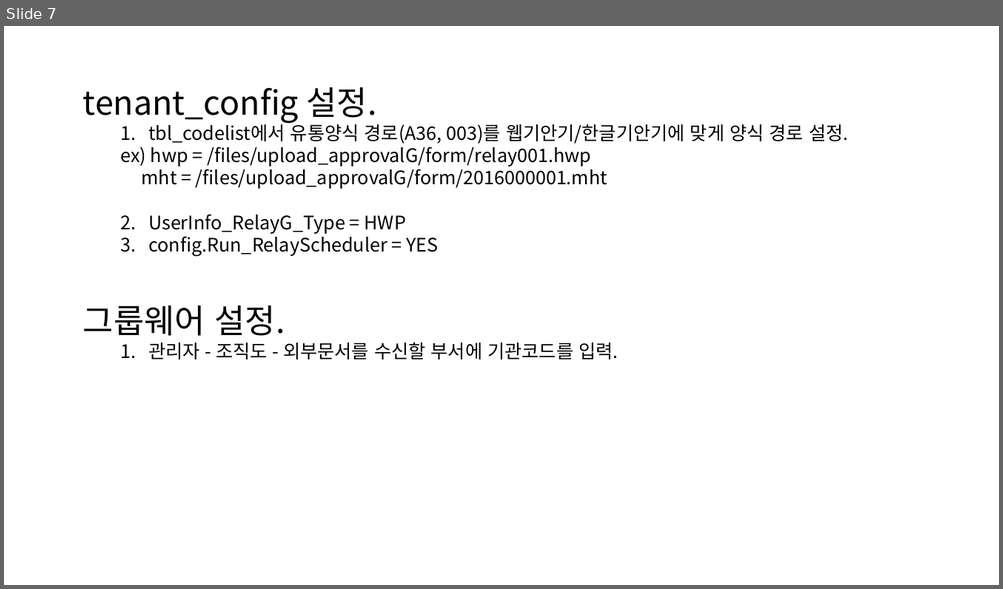
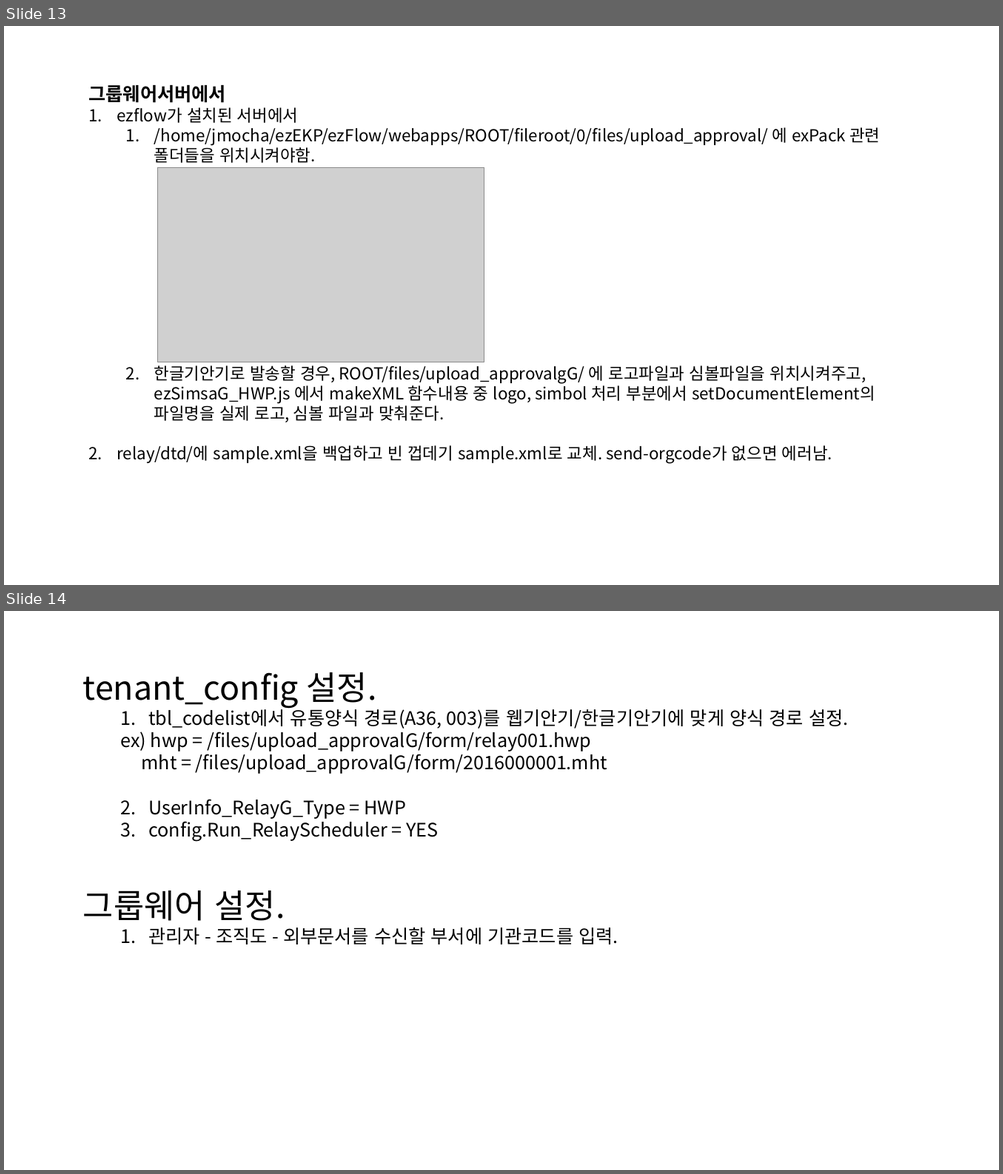
Before and after one commit to Shim8934/refactor_ezFlow4Java, a slide deck: docs/tech/ezApprovalG/문서유통 설치/문서유통 모듈 설치가이드.pptx. Shown one above the other, each under a label of ours: slide 7 before the commit, slides 13 and 14 after it. The pictures are 1003x589 and 1003x1174 pixels, drawn with LibreOffice and Linux fonts; fonts in the diff are those of the drawing; grey boxes stand for pictures. Boxes give left, top, right and bottom in pixels: in the first picture for what was removed or moved away, otherwise in the second. Text is boxed around its words. In the diff, an @@ line names an element or a change of style, - is before the commit and + after.

Commit message:
문서유통 설치가이드 수정.

```diff
--- a/docs/tech/ezApprovalG/문서유통 설치/문서유통 모듈 설치가이드.pptx
+++ b/docs/tech/ezApprovalG/문서유통 설치/문서유통 모듈 설치가이드.pptx
@@ slide 13 added at (4, 26, 999, 585), background #FFFFFF @@
@@ text added at (88, 85, 879, 463), 16 pt, text #000000 @@
+그룹웨어서버에서
+1. ezflow가 설치된 서버에서
+  1. /home/jmocha/ezEKP/ezFlow/webapps/ROOT/fileroot/0/files/upload_approval/ 에 exPack 관련 폴더들을 위치시켜야함.
+  2. 한글기안기로 발송할 경우, ROOT/files/upload_approvalgG/ 에 로고파일과 심볼파일을 위치시켜주고, ezSimsaG_HWP.js 에서 makeXML 함수내용 중 logo, simbol 처리 부분에서 setDocumentElement의 파일명을 실제 로고, 심볼 파일과 맞춰준다.
+2. relay/dtd/에 sample.xml을 백업하고 빈 껍데기 sample.xml로 교체. send-orgcode가 없으면 에러남.
@@ picture added at (158, 168, 484, 363) @@
@@ what was slide 7 is now slide 14 @@
```
Also in this commit, not shown: 5 slides changed, 6 other slides added.
